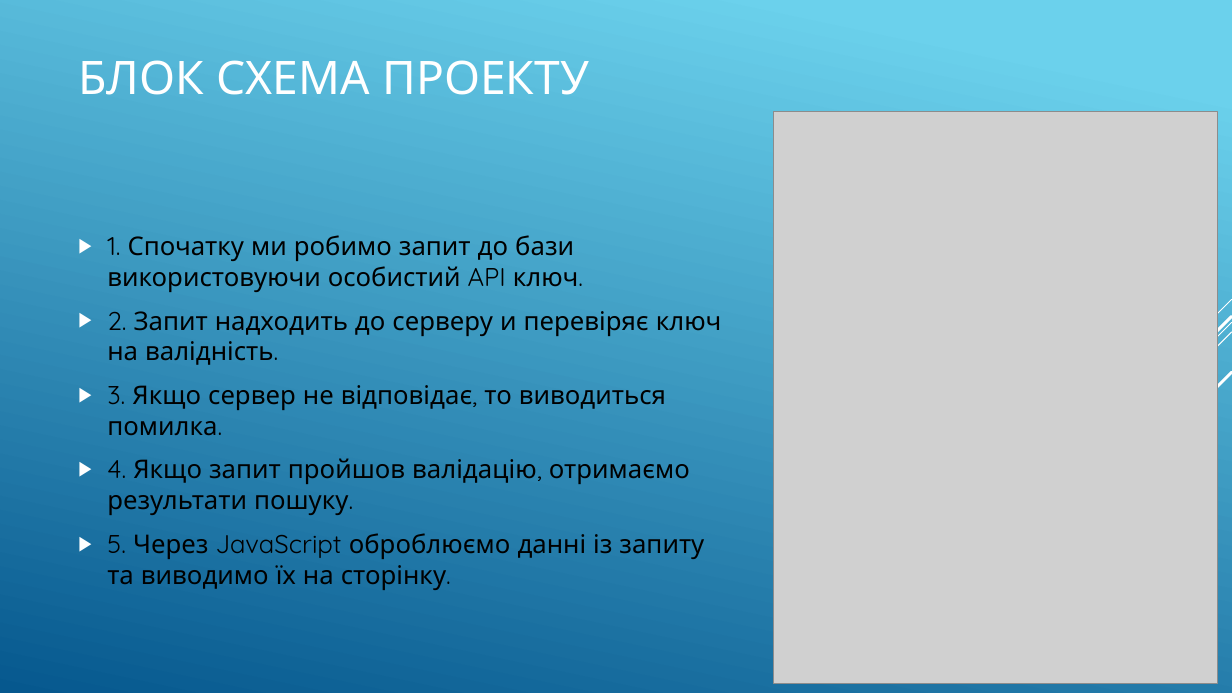
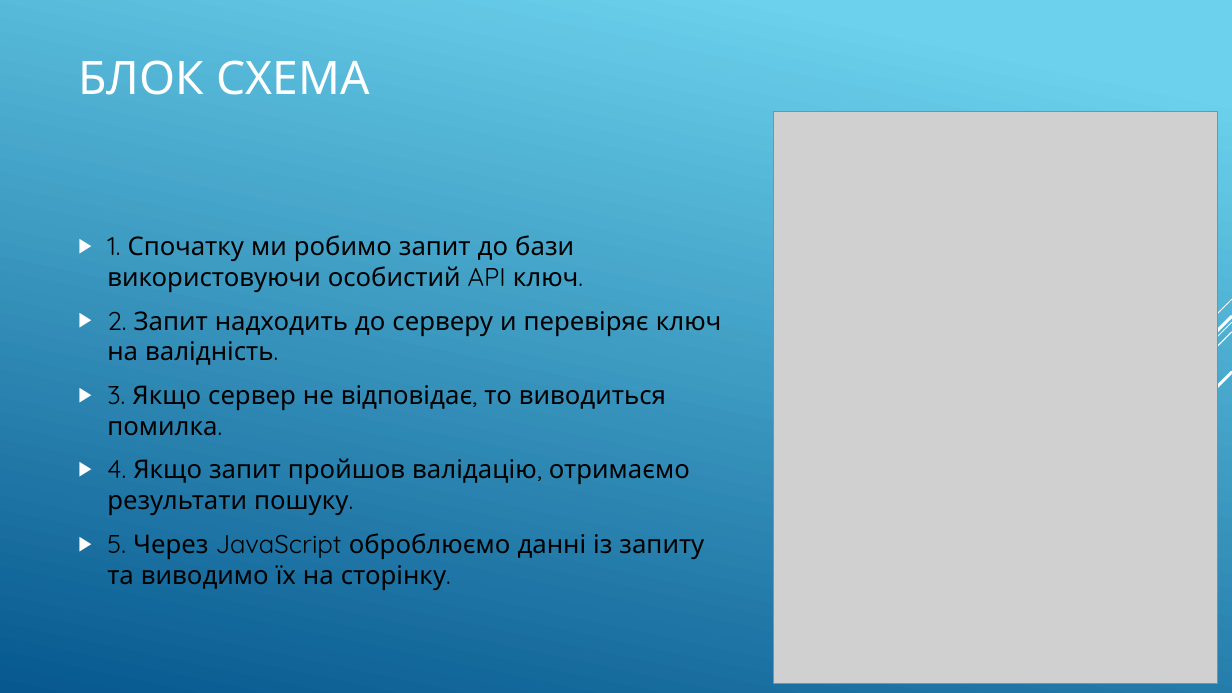
Before and after one commit to Anarasty/course_work, a slide deck: slide 4 of Презентація курсова Мінаєва.pptx. Drawn at 1232x693 pixels with LibreOffice and Linux fonts; fonts in the diff are those of the drawing; grey boxes stand for pictures. Boxes give left, top, right and bottom in pixels: in the first picture for what was removed or moved away, otherwise in the second. Text is boxed around its words. In the diff, an @@ line names an element or a change of style, - is before the commit and + after.

```diff
--- a/Презентація курсова Мінаєва.pptx
+++ b/Презентація курсова Мінаєва.pptx
@@ title at [78, 60, 370, 95]: text changed @@
-БЛОК СХЕМА ПРОЕКТУ
+БЛОК СХЕМА
```
Also in this commit, not shown: 1 other slide changed, 1 other file.
